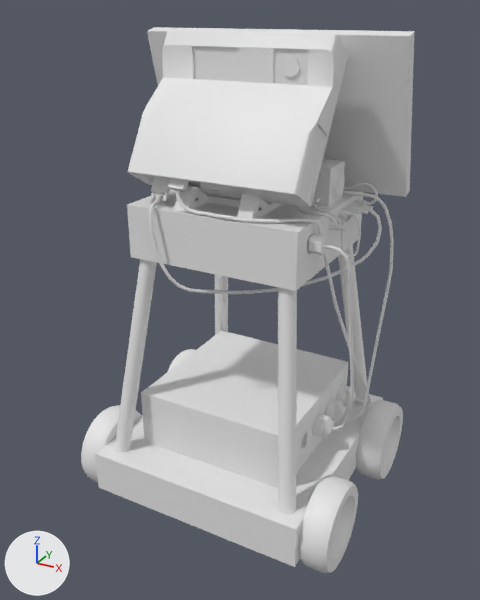
The FBX model modely/roboti/robotProjektor/robotProjektor.fbx, before and after one commit.
The view is the same before and after, from a 50 mm camera at (0.532, -1.004, 0.896) aimed at (0.0, -0.036, 0.412). Arrows for +X, +Y and +Z are at lower left; the lights stay in place. Vertices at the same position are counted once.

Objects in the first picture: 'PLUTO'.
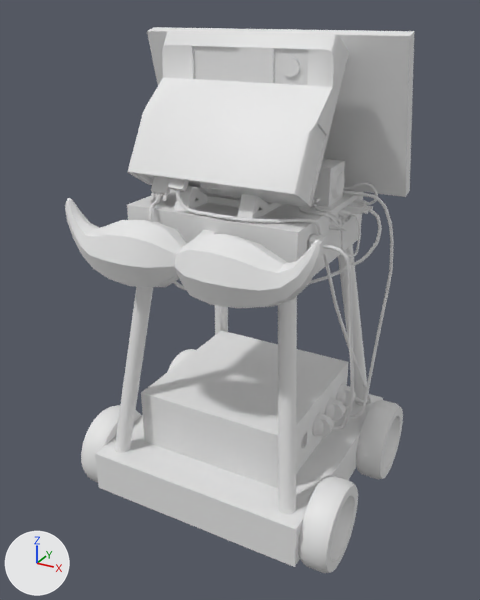
Where the change shows, as pixel boxes [x1, y1, x2, y2] in the pictures (480 x 600 px):
'PLUTO', reshaped: before [81, 27, 415, 573]; after [65, 27, 415, 573]
part 1 of me_cube_029, added: after [65, 198, 322, 308]

The change, as a diff of the scene's bpy script:
```diff
--- a/modely/roboti/robotProjektor/robotProjektor.fbx.py
+++ b/modely/roboti/robotProjektor/robotProjektor.fbx.py
@@ me_cube_029 @@
 # used by ob_pluto; location = (0.0, 0.0, 0.0)
-me_cube_029.from_pydata(...)  # 6065 vertices, 6258 faces; spans x -0.258..0.258, y -0.227..0.227, z 0.0..0.863
+me_cube_029.from_pydata(...)  # 6246 vertices, 6434 faces; spans x -0.258..0.258, y -0.279..0.227, z 0.0..0.863
+# me_cube_029 part 1: a new loose piece of 181 vertices spanning x -0.215..0.226, y -0.279..-0.145, z 0.494..0.618
```
